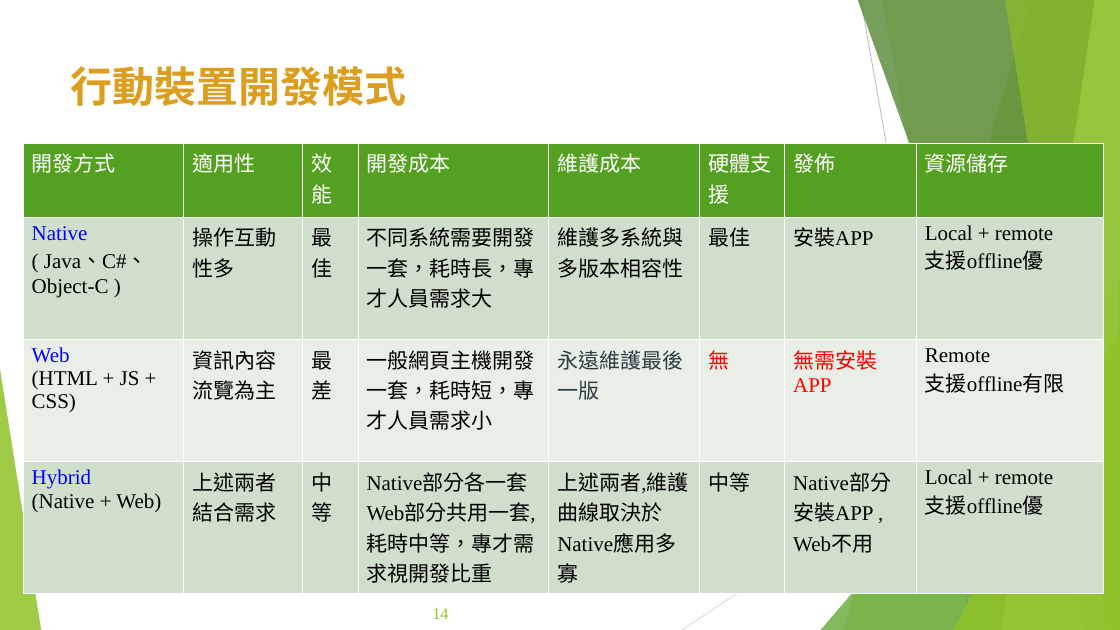
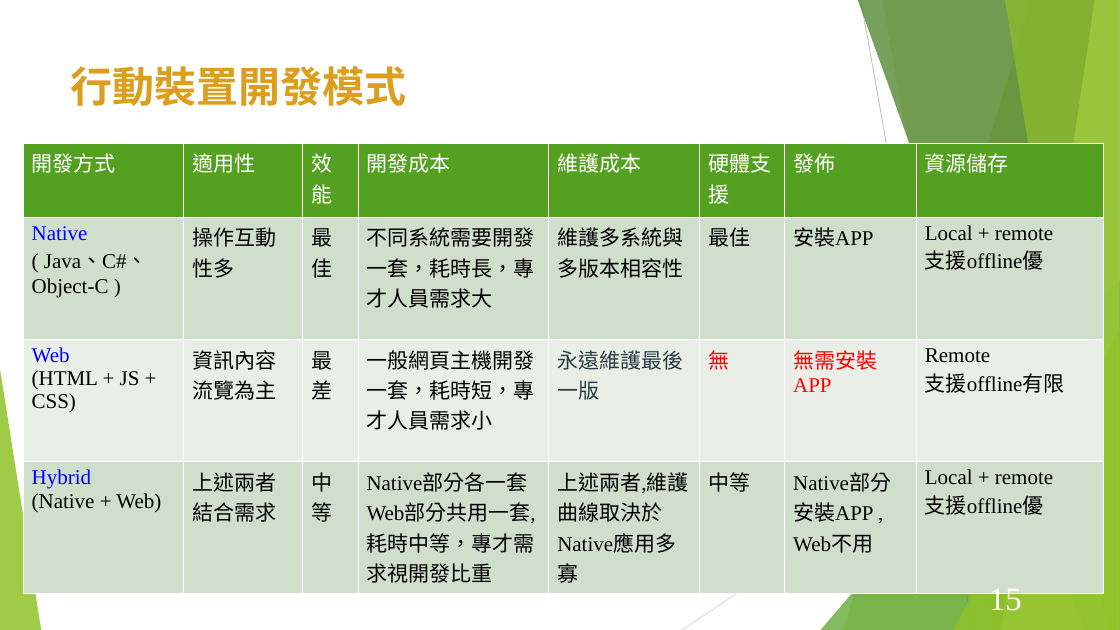
Before and after one commit to Szying/Js_Tools, a slide deck: slide 15 of 期末報告.pptx (slide 14 before the commit). Drawn at 1120x630 pixels with LibreOffice and Linux fonts; fonts in the diff are those of the drawing. Boxes give left, top, right and bottom in pixels: in the first picture for what was removed or moved away, otherwise in the second. Text is boxed around its words. In the diff, an @@ line names an element or a change of style, - is before the commit and + after.

```diff
--- a/期末報告.pptx
+++ b/期末報告.pptx
@@ page number added at box(989, 584, 1022, 611), 28 pt, text #FFFFFF @@
+15
@@ page number removed at box(432, 608, 448, 619) @@
-14
```
Also in this commit, not shown: 25 other slides changed, 1 slide added.
